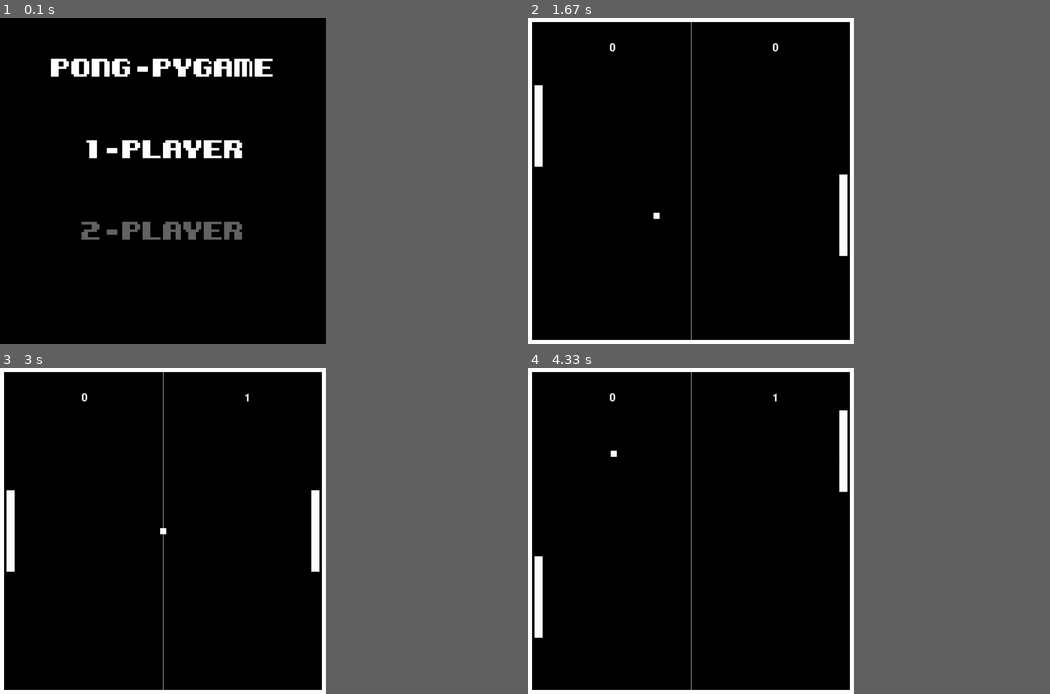
Above: before the commit, frames 1-4 (two rows, left to right).
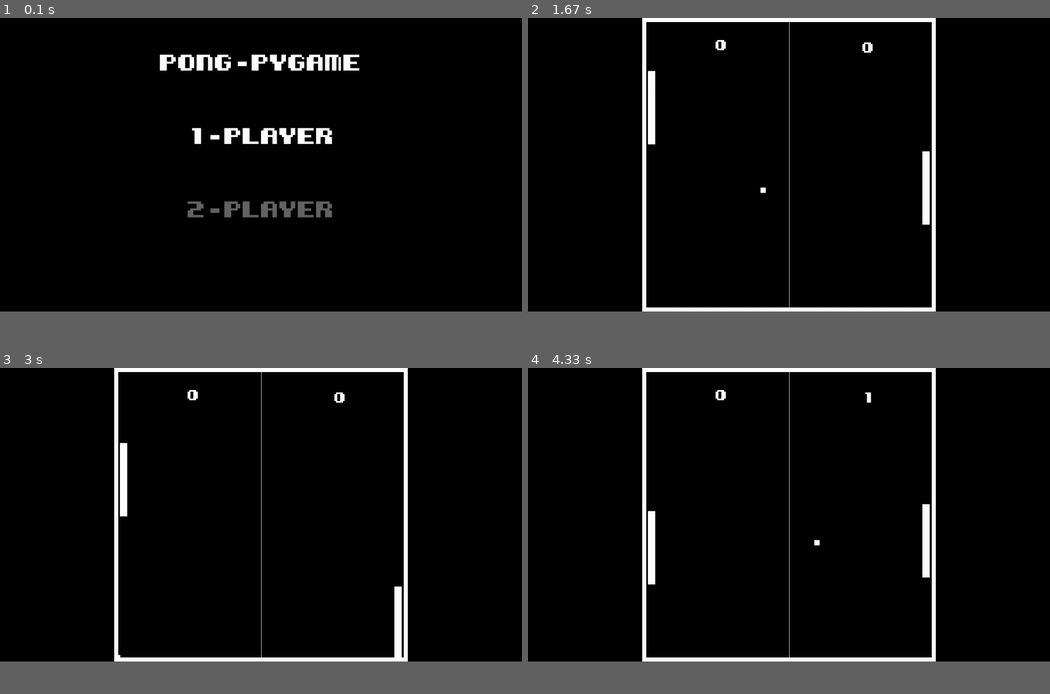
Above: after the commit, the same moments.

Repository: Frinksy/pong-pygame
Game: pygame game, started from pong.py
The game is run twice, just before and just after one commit, with the same random seed, the same clock (stepped at 60 frames per second) and the same inputs.
Inputs:
- Up to frame 1 (0.1 s): no input
- Up to frame 2 (1.67 s): tap Enter at 0.33 s; hold Up 1.17-1.63 s
- Up to frame 3 (3 s): hold Down 1.67-1.97 s; hold Up 2-2.37 s; hold Down 2.4-2.77 s; hold Up from 2.8 s (still down)
- Up to frame 4 (4.33 s): release Up at 3.1 s; hold Down 3.87-4.23 s; hold Up from 4.27 s (still down)
The window is 562x562 before the commit and 900x506 after it. Grey fills any space a smaller window leaves; there, only what the larger window draws over its background counts as a difference.

The runs differ from the first frame. In frame 1, 5.5% of the frame differs, in the area x 9-69%, y 11-68%; in frame 2, 6.9%, in the area x 0-79%, y 0-100%; in frame 3, 6.9%; in frame 4, 6.9%.

Commit message:
added support for most resolutions, increased smoothness

Diff:
--- a/pong.py
+++ b/pong.py
@@ -5,11 +5,19 @@
 
 pygame.init()  # initializes pygame module and different elements and variables for the game
 pygame.mouse.set_visible(False)  # make the cursor invisible
+
+WIDTH, HEIGHT = pygame.display.list_modes()[0]
+
+print(WIDTH, HEIGHT)
+
+RATIO = HEIGHT/800
+OFFSET = (WIDTH-HEIGHT)/2
+
 height = 800
 width = 800
-screen = pygame.display.set_mode((width, height), FULLSCREEN)
-arena = Rect(0, 0, height, width)  # the game's court
-centerline = Rect(width/2, 0, 1, width)  # the game's court's centerline
+screen = pygame.display.set_mode((WIDTH, HEIGHT), FULLSCREEN)
+arena = Rect(OFFSET, 0, HEIGHT, HEIGHT)  # the game's court
+centerline = Rect(HEIGHT/2 + OFFSET, 0, 1, HEIGHT)  # the game's court's centerline
 
 
 dirty_rects = []
@@ -34,17 +42,22 @@
 
     def __init__(self):  # initializes the ball object
         self.rect = Rect(width/2-7, height/2-7, 15, 15)  # the ball's rectangle that is drawn to the screen
-        self.vely = choice([5, -5])  # the ball's velocity on the y axis
-        self.velx = choice([5, -5])  # the ball's velocity on the y axis
+        self.vely = choice([2, -2])  # the ball's velocity on the y axis
+        self.velx = choice([2, -2])  # the ball's velocity on the y axis
+        self.width = 15*RATIO
+        self.height = 15*RATIO
 
     def draw(self):  # draws the ball to the screen
-        pygame.draw.rect(screen, [255, 255, 255], self.rect)
-
+        # pygame.draw.rect(screen, [255, 255, 255], self.rect)
+        pygame.draw.rect(screen, (255, 255, 255), (self.rect.x*RATIO + OFFSET, self.rect.y*RATIO, self.width, self.height))
     def move(self, p1, p2):  # moves the ball according to it's velocity on the x and y axii and makes it bounce
 
-        dirty_rects.append(Rect(self.rect))
+        # dirty_rects.append(Rect(self.rect))
+        dirty_rects.append((self.rect.x*RATIO + OFFSET, self.rect.y*RATIO, self.width, self.height))
         self.rect.move_ip(self.velx, self.vely)
-        dirty_rects.append(Rect(self.rect))
+        # dirty_rects.append(Rect(self.rect))
+        dirty_rects.append((self.rect.x*RATIO + OFFSET, self.rect.y*RATIO, self.width, self.height))
+
         # Check for collisions with border
         if self.rect.x < 0 or self.rect.x > width:
             self.velx = -self.velx
@@ -55,14 +68,14 @@
 
         # Check for collisions with players
         if self.rect.colliderect(p1):
-            self.vely = (self.rect.centery - p1.rect.centery)*0.1
+            self.vely = (self.rect.centery - p1.rect.centery)*0.05
             self.velx = abs(self.velx)
         elif self.rect.colliderect(p2):
-            self.vely = (self.rect.centery - p2.rect.centery)*0.1
+            self.vely = (self.rect.centery - p2.rect.centery)*0.05
             self.velx = -abs(self.velx)
         # Increase velocity
-        if abs(self.velx) < 40:
-            self.velx *= 1.001
+        if abs(self.velx) < 35:
+            self.velx *= 1.0005
 
     def check_ig(self, p1=None, p2=None):  # checks if the ball is still in game
         if self.rect.x < 0:  # if player 2 wins
@@ -83,11 +96,14 @@
         self.posy = posy  # the player's positon on the y axis
         self.rect = Rect(self.posx, self.posy-100, 20, 200)  # the player's racket that is drawn
         self.score = 0  # the player's score
-        self.scorefont = pygame.font.SysFont(name, 40)  # the player's font that is used to render and draw the score
+        self.scorefont = pygame.font.Font("kemco.ttf", int(40*RATIO))  # the player's font that is used to render and draw the score
         self.bot = bot  # true if the player is not human (default is true)
         self.win_msg = "{0} wins the round".format(self.name)
         self.msg_font = pygame.font.Font("kemco.ttf", 40)
 
+        self.width = 20*RATIO
+        self.height = 200*RATIO
+
     def draw_score(self):  # draws the player's score
 
         # the temporary surface to which the player's score is rendered
@@ -95,59 +111,62 @@
 
         # pastes the surface to the right position on the screen depending on the player's name
         if self.name == "Player 1":
-            screen.blit(scoresurface, (width/4, 60))
-            dirty_rects.append((width/4, 60, 60, 60))
+            screen.blit(scoresurface, (HEIGHT/4+OFFSET, 60*RATIO))
+            dirty_rects.append((WIDTH/4+OFFSET, 60*RATIO, 60*RATIO, 60*RATIO))
         elif self.name == "Player 2":
-            screen.blit(scoresurface, (width*0.75, 60))
+            screen.blit(scoresurface, (HEIGHT*0.75+OFFSET, 60))
             dirty_rects.append((width*0.75, 60, 60, 60))
     def reset(self):
         self.rect = Rect(self.posx, self.posy - 100, 20, 200)
 
     def draw(self):
-        pygame.draw.rect(screen, [255, 255, 255], self.rect)
+        # pygame.draw.rect(screen, [255, 255, 255], self.rect)
+        pygame.draw.rect(screen,  (255, 255, 255), (self.rect.x*RATIO + OFFSET, self.rect.y*RATIO, self.width, self.height))
         self.draw_score()
 
     def move(self, bally):
-        dirty_rects.append(Rect(self.rect))
+        # dirty_rects.append(Rect(self.rect))
+        dirty_rects.append((self.rect.x*RATIO + OFFSET, self.rect.y*RATIO, self.width, self.height))
         # moves the player if it isn't human
         if self.bot:
             if bally < self.rect.y+100 and self.rect.y > 5:
-                self.rect.move_ip(0, -7)
+                self.rect.move_ip(0, -4)
 
             if bally > self.rect.y+100 and self.rect.y < height-205:
-                self.rect.move_ip(0, 7)
+                self.rect.move_ip(0, 4)
         # moves the ball if the player is human
         elif mode == 1:
             if self.name == "Player 2":
                 k = pygame.key.get_pressed()
                 if k[K_UP] and self.rect.y > 0:
-                    self.rect.move_ip(0, -9)
+                    self.rect.move_ip(0, -5)
 
                 if k[K_DOWN] and self.rect.y < height - 200:
-                    self.rect.move_ip(0, 9)
+                    self.rect.move_ip(0, 5)
             else:
                 k = pygame.key.get_pressed()
                 if k[K_e] and self.rect.y > 0:
-                    self.rect.move_ip(0, -9)
+                    self.rect.move_ip(0, -5)
 
                 if k[K_d] and self.rect.y < height - 200:
-                    self.rect.move_ip(0, 9)
+                    self.rect.move_ip(0, 5)
         elif mode == 0:
             k = pygame.key.get_pressed()
             if k[K_UP] and self.rect.y > 0:
-                self.rect.move_ip(0, -9)
+                self.rect.move_ip(0, -5)
 
             if k[K_DOWN] and self.rect.y < height - 200:
-                self.rect.move_ip(0, 9)
-
-        dirty_rects.append(Rect(self.rect))
+                self.rect.move_ip(0, 5)
+
+        # dirty_rects.append(Rect(self.rect))
+        dirty_rects.append((self.rect.x*RATIO + OFFSET, self.rect.y*RATIO, self.width, self.height))
 
 # Menu loop
 inMenu = True
 
 
 # Generate text
-kemco = pygame.font.Font("kemco.ttf", 64)
+kemco = pygame.font.Font("kemco.ttf", int(64*RATIO))
 title_text = kemco.render("PONG-PYGAME", False, (255, 255, 255))
 title_width = kemco.size("PONG-PYGAME")[0]
 
@@ -165,9 +184,9 @@
 menu_clock = pygame.time.Clock()
 
 pygame.Surface.fill(screen, (0, 0, 0))
-screen.blit(title_text, ((width-title_width)/2, 100))
-screen.blit(singleplayer_text, ( (width - singleplayer_text_width) / 2, 300))
-screen.blit(twoplayer_text_grey, ( (width - twoplayer_text_width) / 2, 500))
+screen.blit(title_text, ((WIDTH-title_width)/2, int(100*RATIO)))
+screen.blit(singleplayer_text, ( (WIDTH - singleplayer_text_width) / 2, int(300*RATIO)))
+screen.blit(twoplayer_text_grey, ( (WIDTH - twoplayer_text_width) / 2, int(500*RATIO)))
 
 
 pygame.display.update()
@@ -192,14 +211,14 @@
 
     elif key[K_DOWN] and mode == 0:
         mode = 1
-        screen.blit(singleplayer_text_grey, ( (width - singleplayer_text_width) / 2, 300) )
-        screen.blit(twoplayer_text, ( (width - twoplayer_text_width) / 2, 500) )
+        screen.blit(singleplayer_text_grey, ( (WIDTH - singleplayer_text_width) / 2, int(300*RATIO) ))
+        screen.blit(twoplayer_text, ( (WIDTH - twoplayer_text_width) / 2, int(500*RATIO)))
         pygame.display.update()
 
     elif key[K_UP] and mode == 1:
         mode = 0
-        screen.blit(singleplayer_text, ( (width - singleplayer_text_width) / 2, 300) )
-        screen.blit(twoplayer_text_grey, ( (width - twoplayer_text_width) / 2, 500) )
+        screen.blit(singleplayer_text, ( (WIDTH - singleplayer_text_width) / 2, int(300*RATIO)))
+        screen.blit(twoplayer_text_grey, ( (WIDTH - twoplayer_text_width) / 2, int(500*RATIO)))
         pygame.display.update()
 
     pygame.event.pump() # Pygame blackmagic
@@ -238,7 +257,7 @@
 
     while new_round:  # starts a new loop at each round
 
-        clock.tick(60)  # sets the tickrate for the game
+        clock.tick(120)  # sets the tickrate for the game
 
         # quits the game when necessary
         key = pygame.key.get_pressed()
